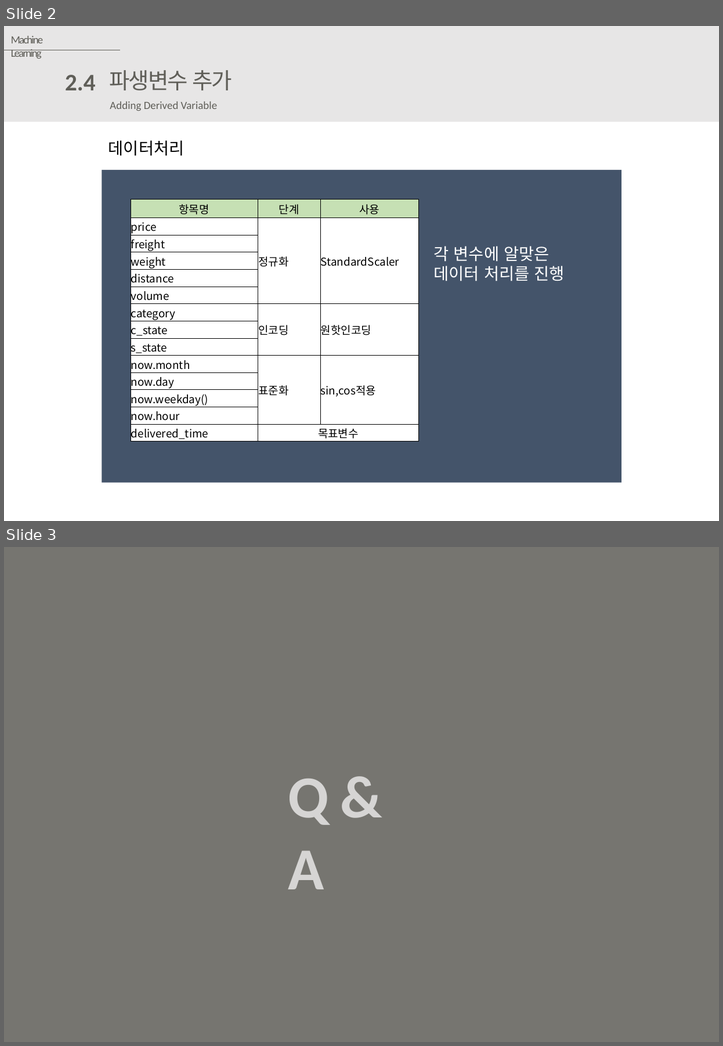
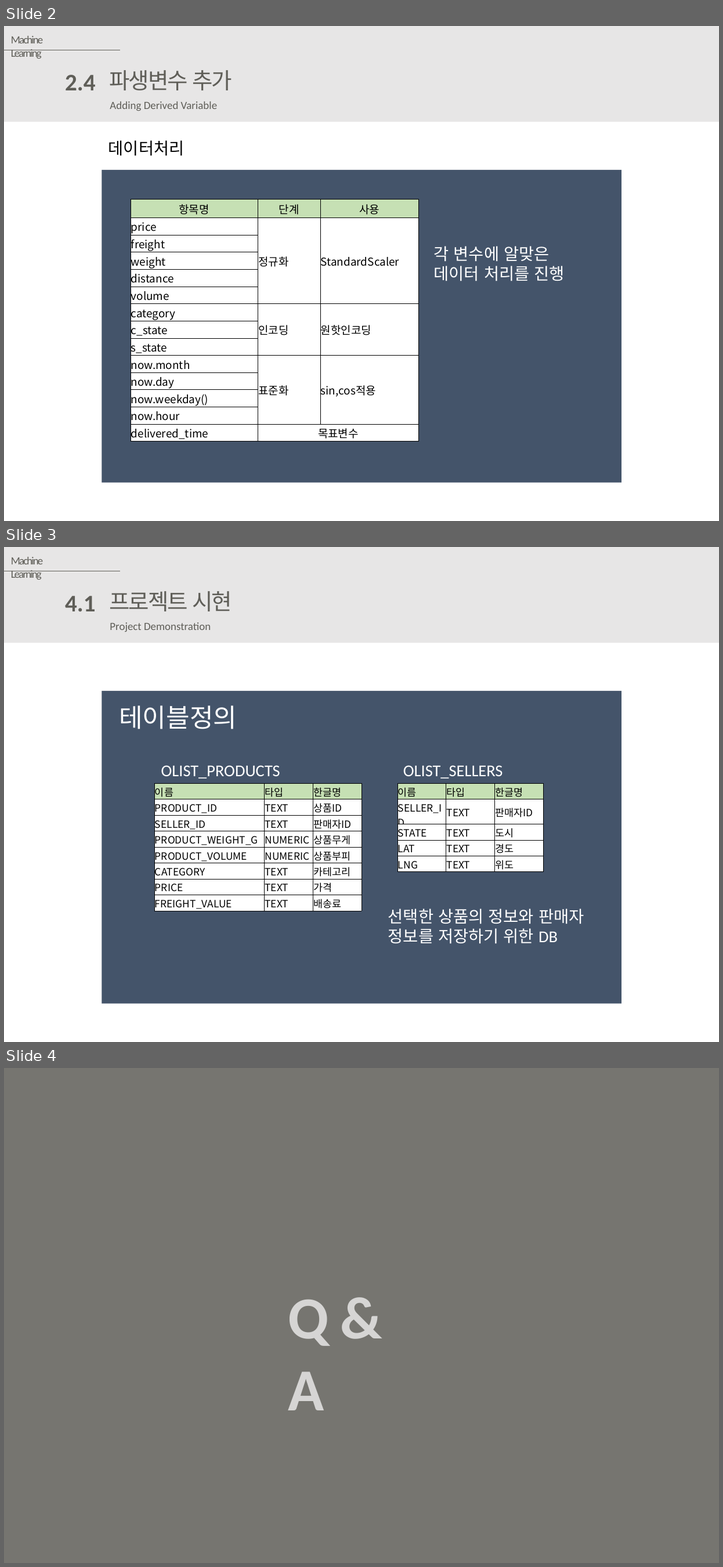
Before and after one commit to kkh9198/Brazilian_region, a slide deck: 회의록/olist프로젝트 .pptx. Shown one above the other, each under a label of ours: slides 2 and 3 before the commit, slides 2, 3 and 4 after it. The pictures are 723x1046 and 723x1567 pixels, drawn with LibreOffice and Linux fonts; fonts in the diff are those of the drawing; background and template pictures are left out. Boxes give left, top, right and bottom in pixels: in the first picture for what was removed or moved away, otherwise in the second. Text is boxed around its words. In the diff, an @@ line names an element or a change of style, - is before the commit and + after.

```diff
--- a/회의록/olist프로젝트 .pptx
+++ b/회의록/olist프로젝트 .pptx
@@ slide 3 added at (x1=4, y1=547, x2=719, y2=1042), background #FFFFFF @@
@@ rectangle added at (x1=4, y1=547, x2=719, y2=643), fill #E7E6E6 @@
@@ text added at (x1=11, y1=557, x2=43, y2=579), 12 pt, text #5F5E58 @@
+Machine Learning
@@ line added from (4, 571) to (120, 571), #5F5E58 0.5 pt @@
@@ text added at (x1=65, y1=596, x2=96, y2=611), 26 pt, text #5F5E58, bold @@
+4.1
@@ text added at (x1=109, y1=591, x2=232, y2=611), 24.4 pt, text #5F5E58 @@
+프로젝트 시현
@@ text added at (x1=110, y1=622, x2=210, y2=632), 12 pt, text #5F5E58 @@
+Project Demonstration
@@ rectangle added at (x1=101, y1=691, x2=621, y2=1003), fill #44546A @@
@@ text added at (x1=119, y1=705, x2=237, y2=729), 28 pt, text #FFFFFF @@
+테이블정의
@@ text added at (x1=161, y1=765, x2=280, y2=778), 18 pt, text #FFFFFF @@
+OLIST_PRODUCTS
@@ text added at (x1=403, y1=765, x2=502, y2=778), 18 pt, text #FFFFFF @@
+OLIST_SELLERS
@@ table added at (x1=154, y1=783, x2=362, y2=911), 8 rows, 3 columns @@
+이름 | 타입 | 한글명
+PRODUCT_ID | TEXT | 상품ID
+SELLER_ID | TEXT | 판매자ID
+PRODUCT_WEIGHT_G | NUMERIC | 상품무게
+PRODUCT_VOLUME | NUMERIC | 상품부피
+CATEGORY | TEXT | 카테고리
+PRICE | TEXT | 가격
+FREIGHT_VALUE | TEXT | 배송료
@@ table added at (x1=397, y1=783, x2=544, y2=872), 5 rows, 3 columns @@
+이름 | 타입 | 한글명
+SELLER_ID | TEXT | 판매자ID
+STATE | TEXT | 도시
+LAT | TEXT | 경도
+LNG | TEXT | 위도
@@ text added at (x1=388, y1=908, x2=583, y2=944), 18 pt, text #FFFFFF @@
+선택한 상품의 정보와 판매자 정보를 저장하기 위한 DB
@@ what was slide 3 is now slide 4 @@
```
